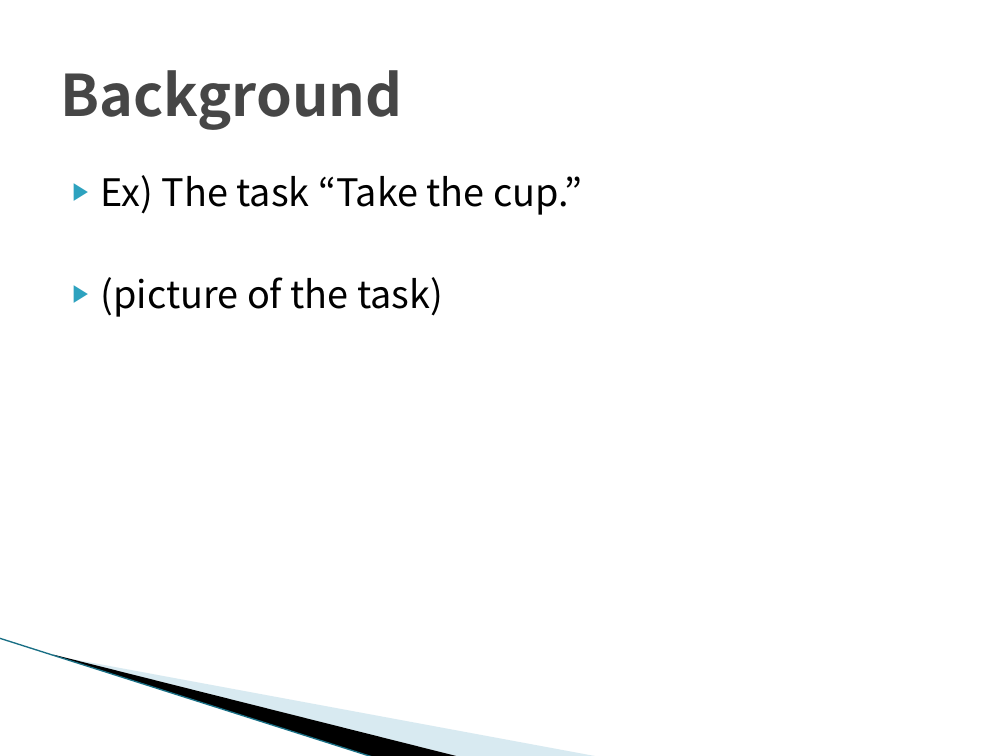
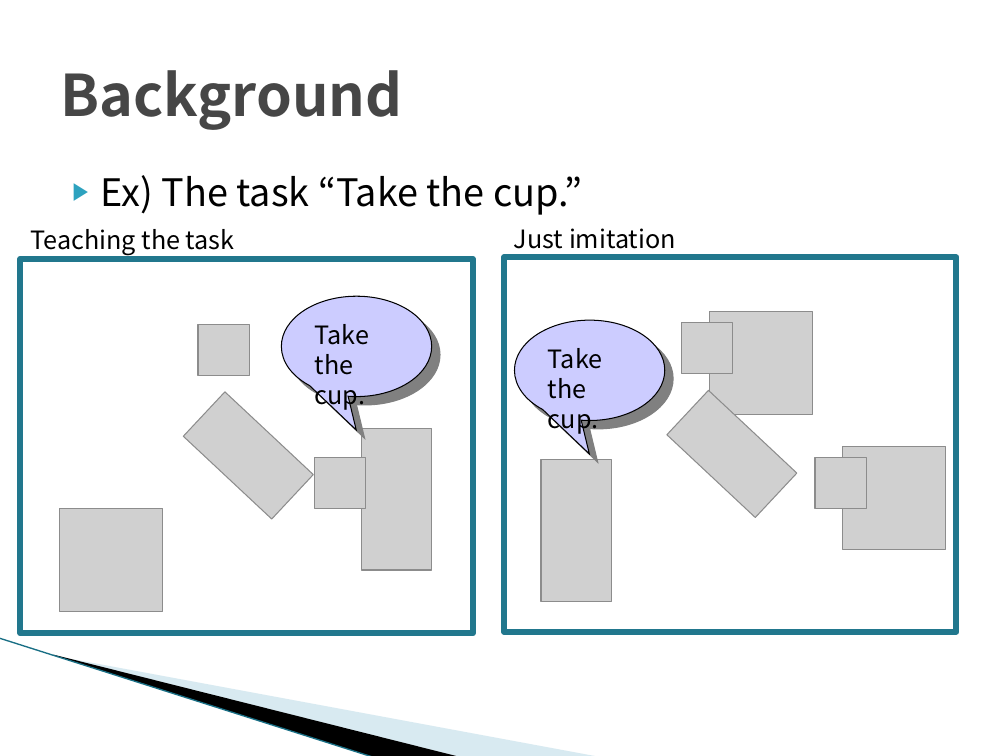
Before and after one commit to TetsuyaKomota/GitforEclipseTest, a slide deck: slide 3 of IntentionLearning/memo/Understanding Intentions(for seminar).pptx. Drawn at 1008x756 pixels with LibreOffice and Linux fonts; fonts in the diff are those of the drawing; grey boxes stand for pictures; background and template pictures are left out. Boxes give left, top, right and bottom in pixels: in the first picture for what was removed or moved away, otherwise in the second. Text is boxed around its words. In the diff, an @@ line names an element or a change of style, - is before the commit and + after.

```diff
--- a/IntentionLearning/memo/Understanding Intentions(for seminar).pptx
+++ b/IntentionLearning/memo/Understanding Intentions(for seminar).pptx
@@ text added at box(30, 229, 235, 255), 18 pt, text #000000 @@
+Teaching the task
@@ text added at box(514, 228, 676, 249), 18 pt, text #000000 @@
+Just imitation
@@ rectangle added at box(20, 259, 473, 633), outline #21788D 4.33 pt @@
@@ rectangle added at box(504, 257, 957, 631), outline #21788D 4.33 pt @@
@@ text at box(101, 277, 443, 317): paragraph removed @@
-▶ (picture of the task)
@@ freeform shape added at box(281, 296, 431, 430), fill #CCCCFF, outline #000000 0.75 pt @@
@@ picture added at box(198, 325, 249, 376) @@
@@ text added at box(315, 324, 370, 411), 18 pt, text #000000 @@
+Take the cup.
@@ freeform shape added at box(514, 321, 664, 455), fill #CCCCFF, outline #000000 0.75 pt @@
@@ picture added at box(681, 323, 733, 374) @@
@@ picture added at box(710, 311, 812, 414) @@
@@ text added at box(548, 348, 603, 434), 18 pt, text #000000 @@
+Take the cup.
@@ picture added at box(183, 392, 313, 519) @@
@@ picture added at box(667, 390, 797, 517) @@
@@ picture added at box(361, 428, 431, 570) @@
@@ picture added at box(843, 447, 946, 549) @@
@@ picture added at box(314, 457, 366, 508) @@
@@ picture added at box(541, 460, 612, 601) @@
@@ picture added at box(815, 458, 867, 509) @@
@@ picture added at box(59, 508, 162, 611) @@
```
Also in this commit, not shown: 4 other slides changed, 7 slides added, 5 slides removed, 36 other files.
